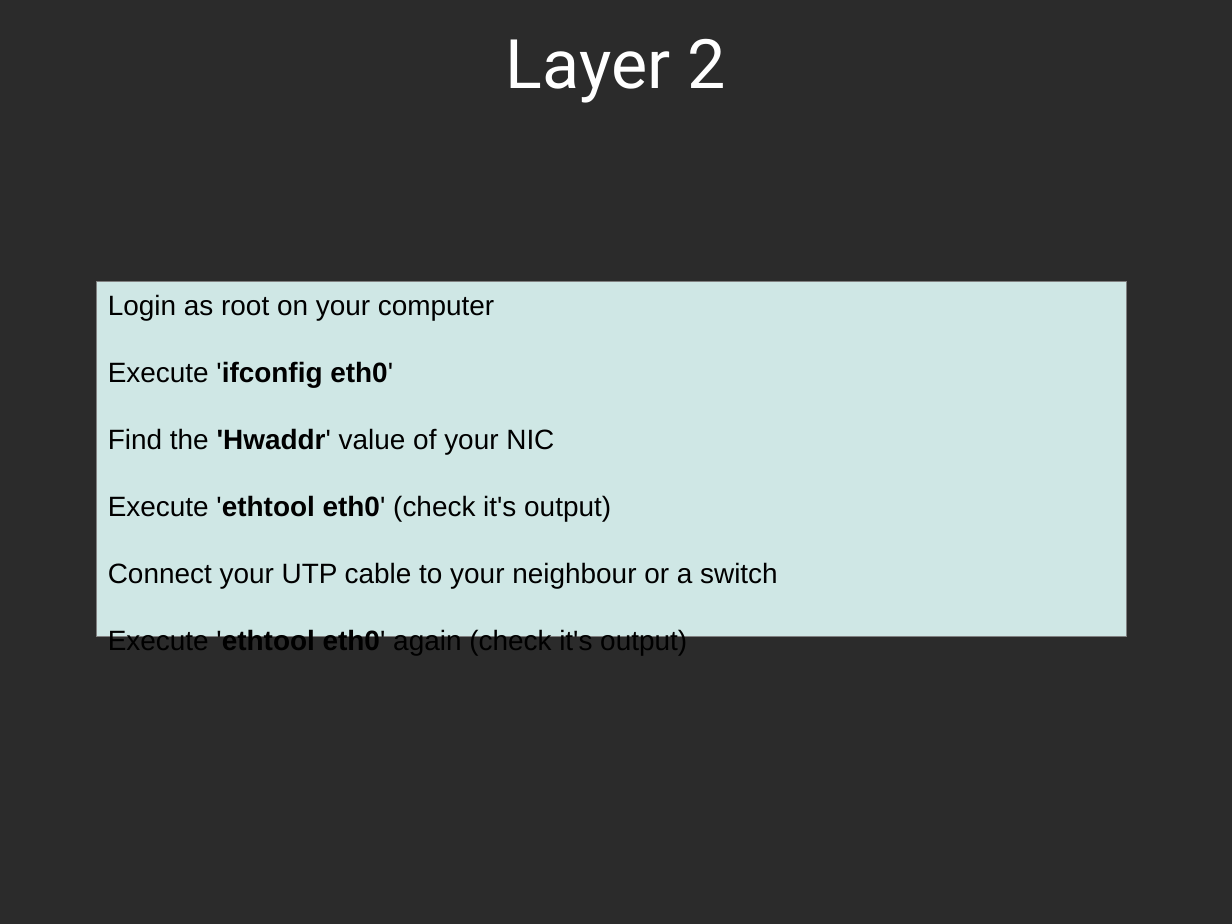
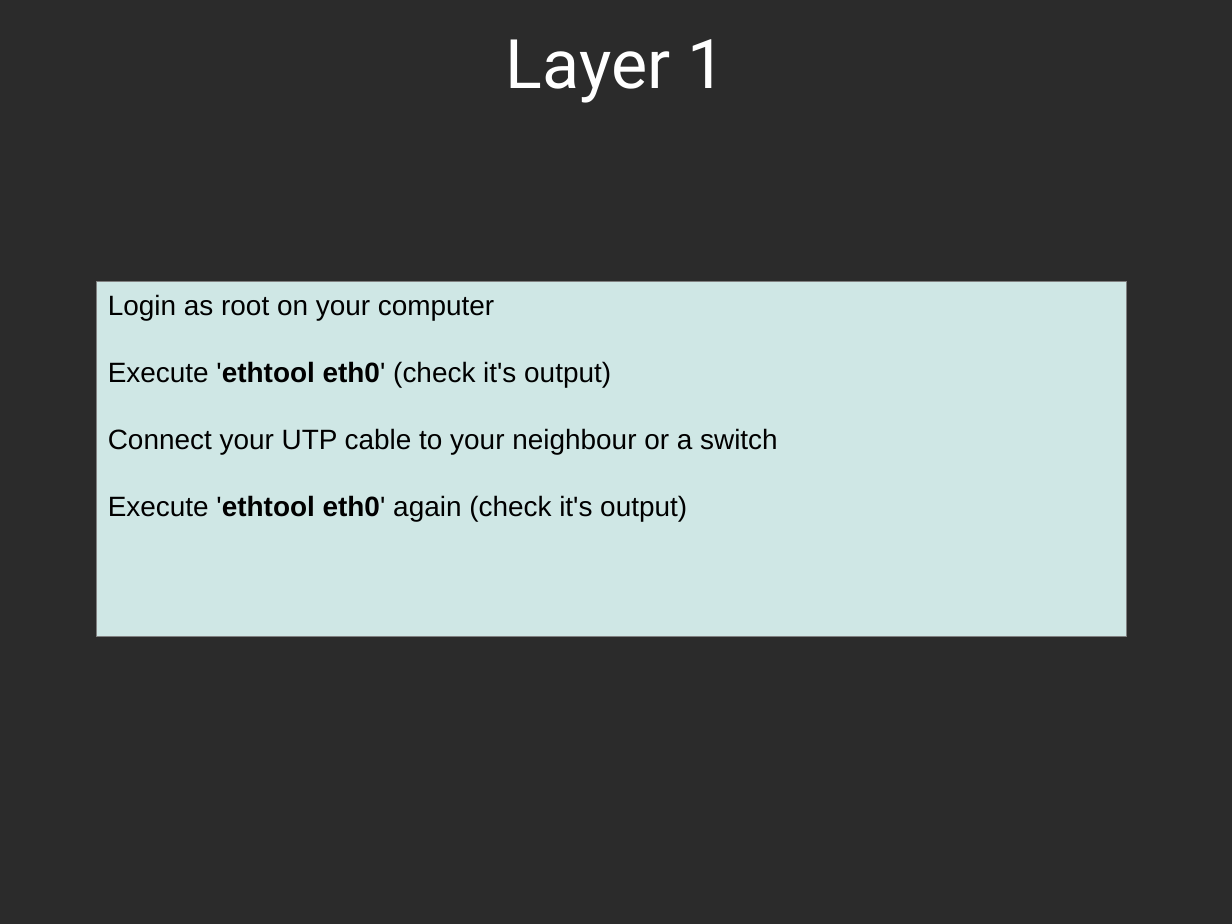
Before and after one commit to sphaero/workshops, a slide deck: slide 11 of Networking/presentation.odp (slide 9 before the commit). Drawn at 1232x924 pixels with LibreOffice and Linux fonts; fonts in the diff are those of the drawing; background and template pictures are left out; a plain dark background stands for a picture behind light text. Boxes give left, top, right and bottom in pixels: in the first picture for what was removed or moved away, otherwise in the second. Text is boxed around its words. In the diff, an @@ line names an element or a change of style, - is before the commit and + after.

```diff
--- a/Networking/presentation.odp
+++ b/Networking/presentation.odp
@@ title at (x1=506, y1=39, x2=725, y2=103): text changed @@
-Layer 2
+Layer 1
@@ text in rectangle at (x1=108, y1=361, x2=554, y2=454): paragraphs removed @@
-Execute 'ifconfig eth0'
-Find the 'Hwaddr' value of your NIC
```
Also in this commit, not shown: 7 other slides changed, 11 slides added, 2 slides removed.
